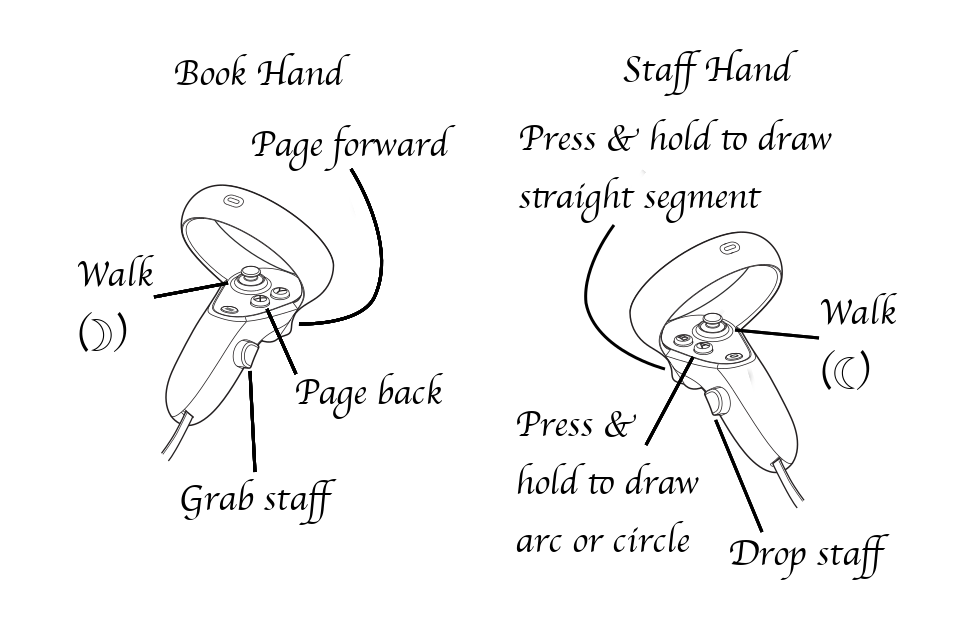
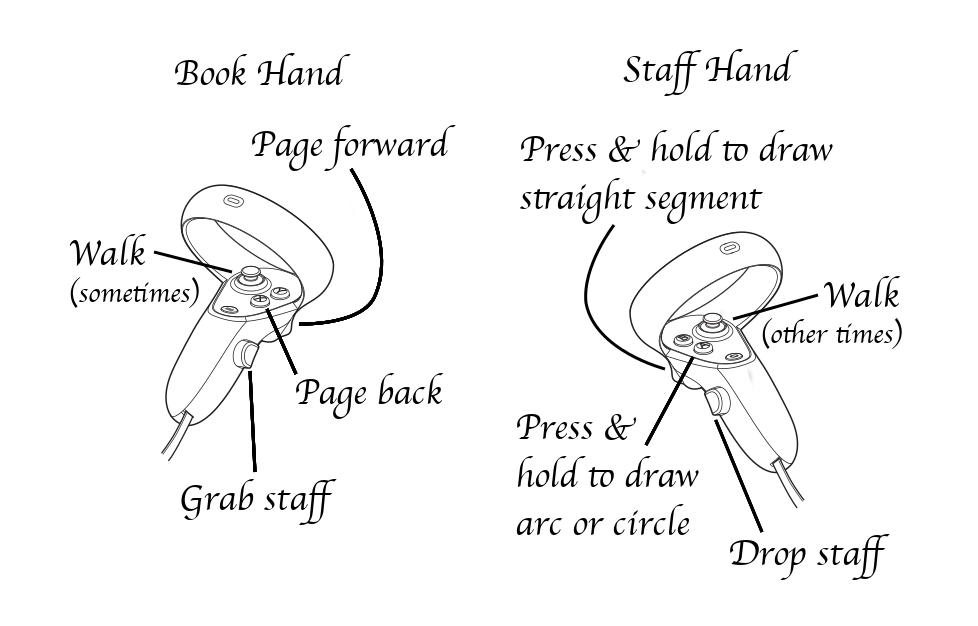
Layer changes from the first w=978, h=626 image to the second:
painted on "lines (right)" over <box>153,281,820,340</box>
painted on "Walk (right" over <box>820,276,901,390</box>
added layer "(other times)" above "Press & ..." over <box>762,318,902,349</box>
painted on "Press & ..." over <box>516,411,699,552</box>
painted on "Press & hold to draw ..." over <box>518,119,833,224</box>
painted on "lines (left)" over <box>153,250,233,299</box>
painted on "Walk (left)" over <box>70,234,155,352</box>
added layer "(sometimes)" above "left controller" over <box>70,277,199,308</box>
